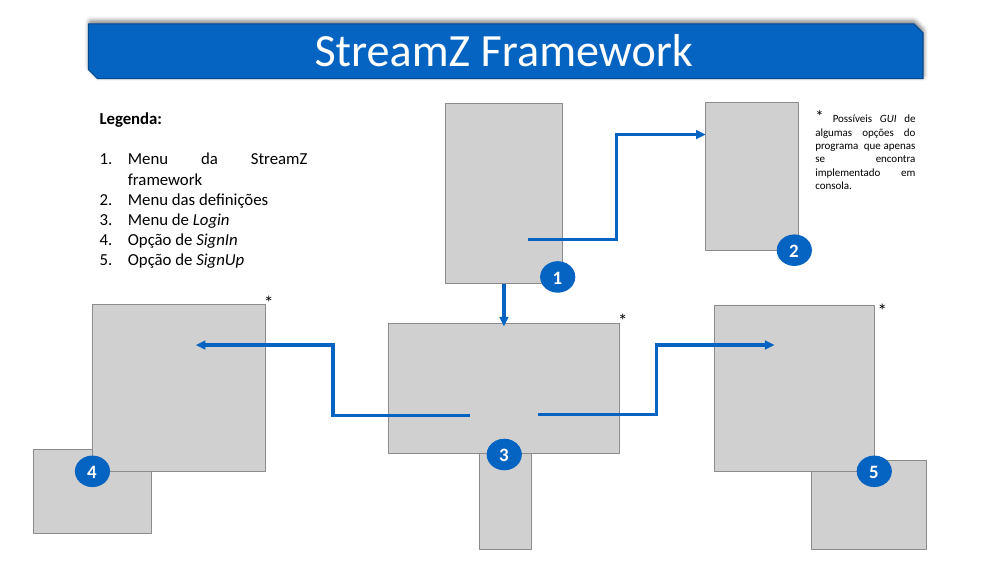
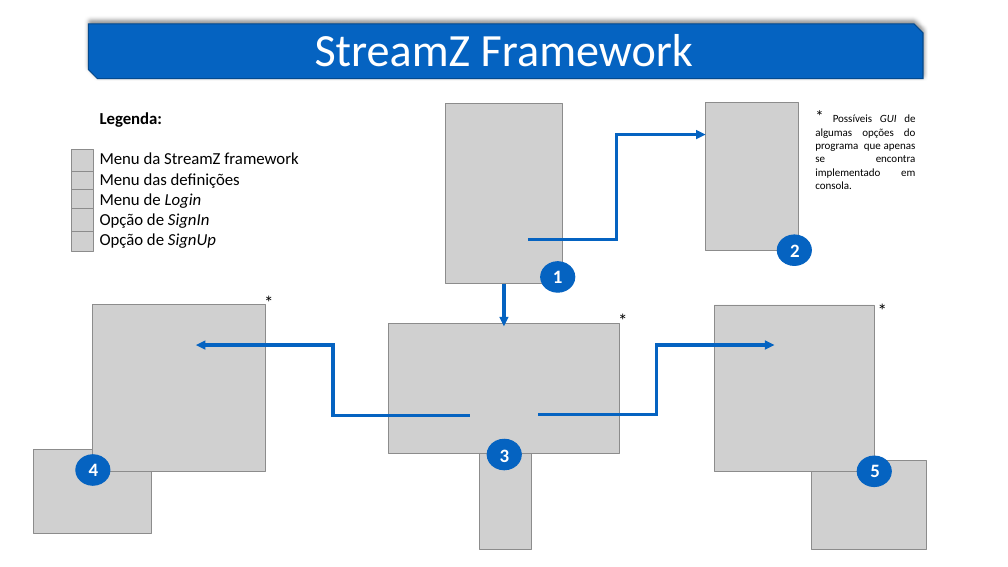
Before and after one commit to lucascalvet/2020_21_AEDA_StreamZ, a slide deck: slide 12 of StreamZ_presentation.pptx (slide 10 before the commit). Drawn at 1008x567 pixels with LibreOffice and Linux fonts; fonts in the diff are those of the drawing; grey boxes stand for pictures. Boxes give left, top, right and bottom in pixels: in the first picture for what was removed or moved away, otherwise in the second. Text is boxed around its words. In the diff, an @@ line names an element or a change of style, - is before the commit and + after.

Commit message:
Added photos and updated powerpoint, missing two slides

```diff
--- a/StreamZ_presentation.pptx
+++ b/StreamZ_presentation.pptx
@@ picture added at [71,149,93,171] @@
@@ picture added at [72,170,94,192] @@
@@ text at [100,152,298,248]: bullet 1. to none @@
@@ picture added at [71,190,93,212] @@
@@ picture added at [71,209,93,231] @@
@@ picture added at [72,229,94,251] @@
```
Also in this commit, not shown: 5 other slides changed, 2 slides added, 5 other files.
